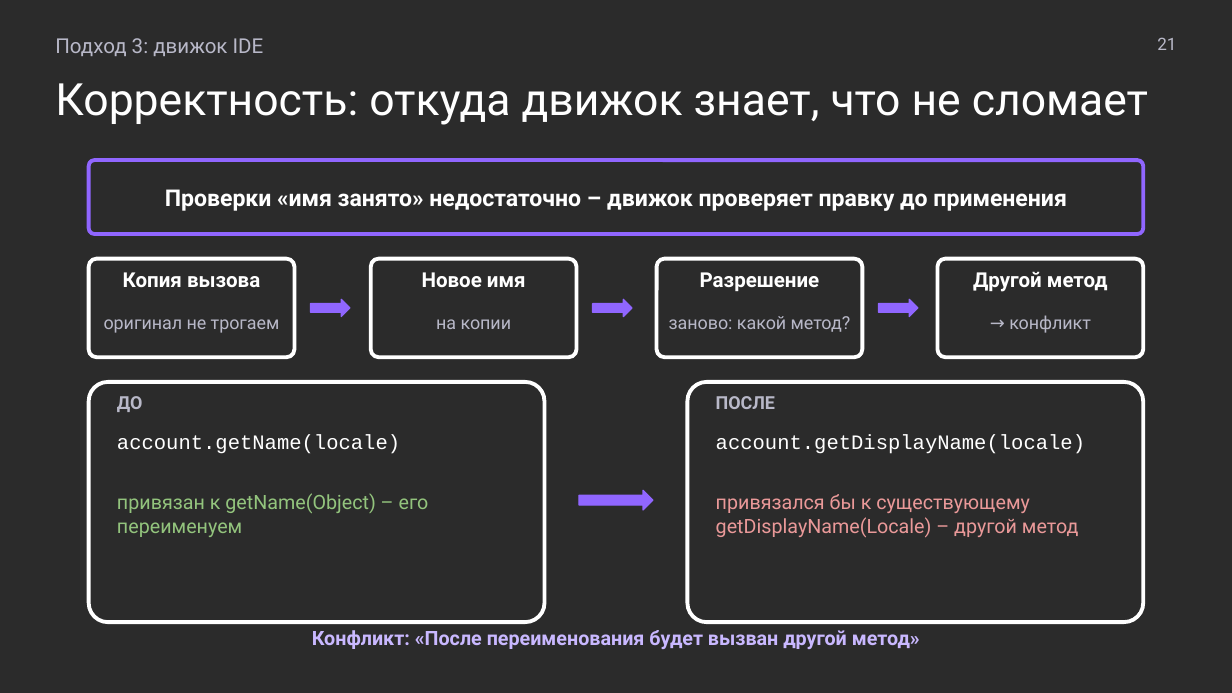
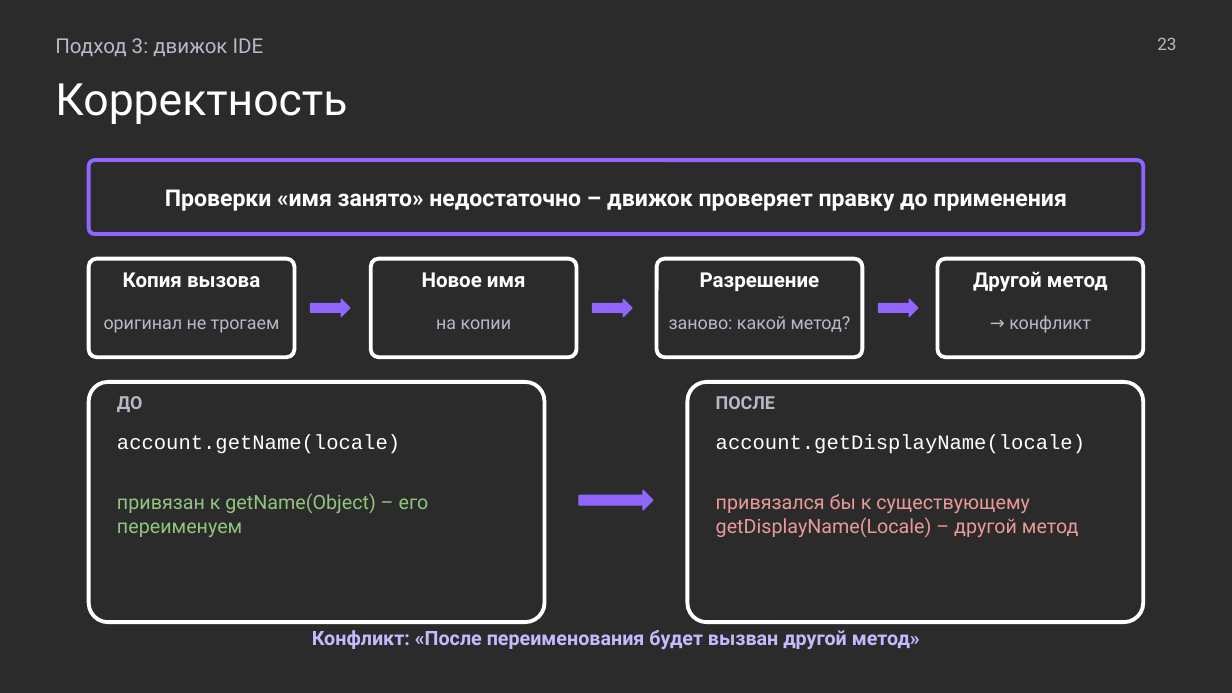
Before and after one commit to MchKosticyn/ide-refactoring-in-ai-agents, a slide deck: slide 23 of Доклад_ Рефакторинг в ИИ-агентах.pptx (slide 21 before the commit). Drawn at 1232x693 pixels with LibreOffice and Linux fonts; fonts in the diff are those of the drawing; background and template pictures are left out; a plain dark background stands for a picture behind light text. Boxes give left, top, right and bottom in pixels: in the first picture for what was removed or moved away, otherwise in the second. Text is boxed around its words. In the diff, an @@ line names an element or a change of style, - is before the commit and + after.

```diff
--- a/Доклад_ Рефакторинг в ИИ-агентах.pptx
+++ b/Доклад_ Рефакторинг в ИИ-агентах.pptx
@@ text at (1157, 37, 1176, 50): text changed @@
-21
+23
@@ text at (55, 83, 347, 124): text changed @@
-Корректность: откуда движок знает, что не сломает
+Корректность
```
Also in this commit, not shown: 21 other slides changed, 5 slides added, 2 other files.
